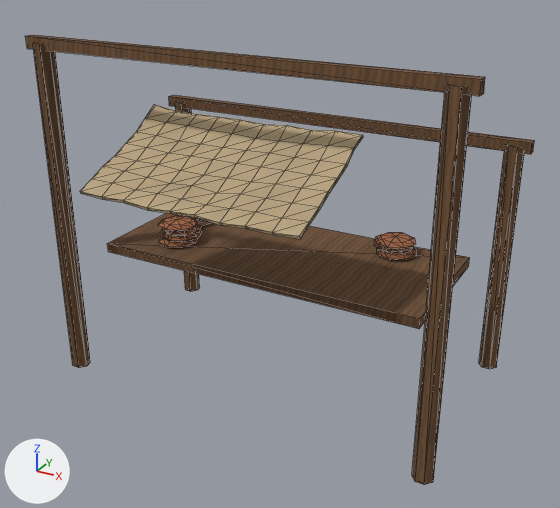
Two versions of the glTF model assets/models/stall/leanto_bread.glb, one commit apart.
One viewpoint serves both versions: a camera (50 mm lens) standing at (2.14, -3.94, 2.77) and looking at (0.09, -0.22, 0.91). Every picture has the same lights, and +X, +Y and +Z are marked at lower left. The picture after the commit comes second. Mesh edges are drawn as thin lines. Vertices at exactly the same position are counted once.

Names of what the first picture shows: 'leanto_bread'.
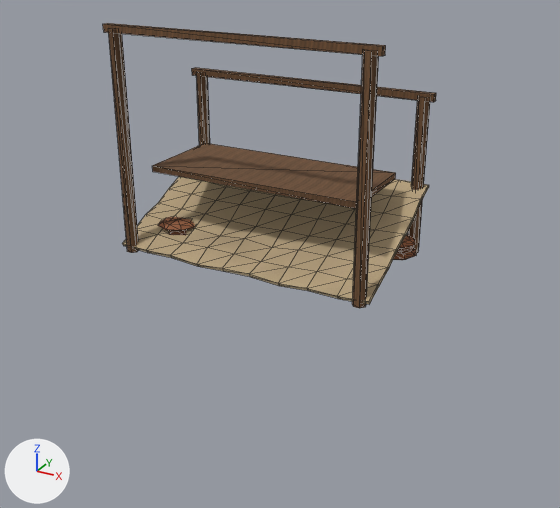
Where the newer file only moved an object's origin or applied its transform, the numbers keep the older frame.

What differs and where, as boxes (x1, y1, x2, y2) in the pictures (560 x 508 px; the box of a moved part takes in the faces that stretch with it):
```json
{"object": "leanto_bread", "change": "reshaped", "before": [25, 35, 535, 485], "after": [103, 23, 436, 308], "on screen": "35% narrower, 37% shorter"}
{"part": 1, "of": "me_cylinder", "change": "moved or reshaped", "before": [33, 43, 90, 368], "after": [108, 28, 139, 253]}
{"part": 2, "of": "me_cylinder", "change": "moved or reshaped", "before": [175, 102, 200, 291], "after": [196, 72, 210, 145]}
{"part": 3, "of": "me_cylinder", "change": "moved or reshaped", "before": [412, 85, 472, 485], "after": [352, 50, 379, 308]}
{"part": 4, "of": "me_cylinder", "change": "moved or reshaped", "before": [479, 145, 524, 369], "after": [408, 96, 430, 253]}
{"part": 5, "of": "me_cylinder", "change": "moved or reshaped", "before": [25, 35, 485, 96], "after": [103, 23, 386, 56]}
{"part": 6, "of": "me_cylinder", "change": "moved or reshaped", "before": [169, 95, 535, 154], "after": [192, 68, 436, 102]}
{"part": 7, "of": "me_cylinder", "change": "moved or reshaped", "before": [107, 213, 470, 329], "after": [152, 143, 396, 209]}
{"part": 8, "of": "me_cylinder", "change": "moved or reshaped", "before": [80, 104, 363, 239], "after": [122, 177, 429, 304]}
```

Edits to the scene script, one JSON object a line:
```json
{"block": "me_cylinder", "where": "# used by ob_leanto_bread; location = (0.0, 0.0, 0.0)"}
{"op": "remove", "block": "me_cylinder", "code": "me_cylinder.from_pydata(...)  # 500 vertices, 928 faces; spans x -1.3..1.3, y -1.06..0.71, z 0.0..2.13"}
{"op": "add", "block": "me_cylinder", "code": "me_cylinder.from_pydata(...)  # 500 vertices, 928 faces; spans x -0.91..0.77, y -0.48..0.43, z 0.82..2.2"}
{"block": "me_cylinder", "change": "me_cylinder part 1: the loose piece of 14 vertices spanning x -1.26..-1.14, y -0.7..-0.59, z 0.0..2.1 is scaled about its middle by 0.646, then moved by (0.35, 0.2, 0.45)"}
{"block": "me_cylinder", "change": "me_cylinder part 2: the loose piece of 14 vertices spanning x -1.26..-1.14, y 0.6..0.71, z 0.0..1.51 is scaled about its middle by 0.646, then moved by (0.35, -0.26, 0.55)"}
{"block": "me_cylinder", "change": "me_cylinder part 3: the loose piece of 14 vertices spanning x 1.14..1.26, y -0.7..-0.59, z 0.0..2.1 is scaled about its middle by 0.646, then moved by (-0.5, 0.2, 0.45)"}
{"block": "me_cylinder", "change": "me_cylinder part 4: the loose piece of 14 vertices spanning x 1.14..1.26, y 0.6..0.71, z 0.0..1.51 is scaled about its middle by 0.646, then moved by (-0.5, -0.26, 0.55)"}
{"block": "me_cylinder", "change": "me_cylinder part 5: the loose piece of 8 vertices spanning x -1.3..1.3, y -0.68..-0.62, z 2.06..2.13 is scaled about its middle by 0.646, then moved by (-0.07, 0.2, 0.08)"}
{"block": "me_cylinder", "change": "me_cylinder part 6: the loose piece of 8 vertices spanning x -1.3..1.3, y 0.62..0.68, z 1.48..1.55 is scaled about its middle by 0.646, then moved by (-0.07, -0.26, 0.29)"}
{"block": "me_cylinder", "change": "me_cylinder part 7: the loose piece of 8 vertices spanning x -1.05..1.05, y -0.45..0.45, z 0.77..0.83 is scaled about its middle by 0.646, then moved by (-0.07, -0.03, 0.54)"}
{"block": "me_cylinder", "change": "me_cylinder part 8: the loose piece of 160 vertices spanning x -0.65..0.65, y -1.06..-0.36, z 1.4..1.76 is scaled about its middle by 1.29, then moved by (-0.07, 0.69, -0.53)"}
```
